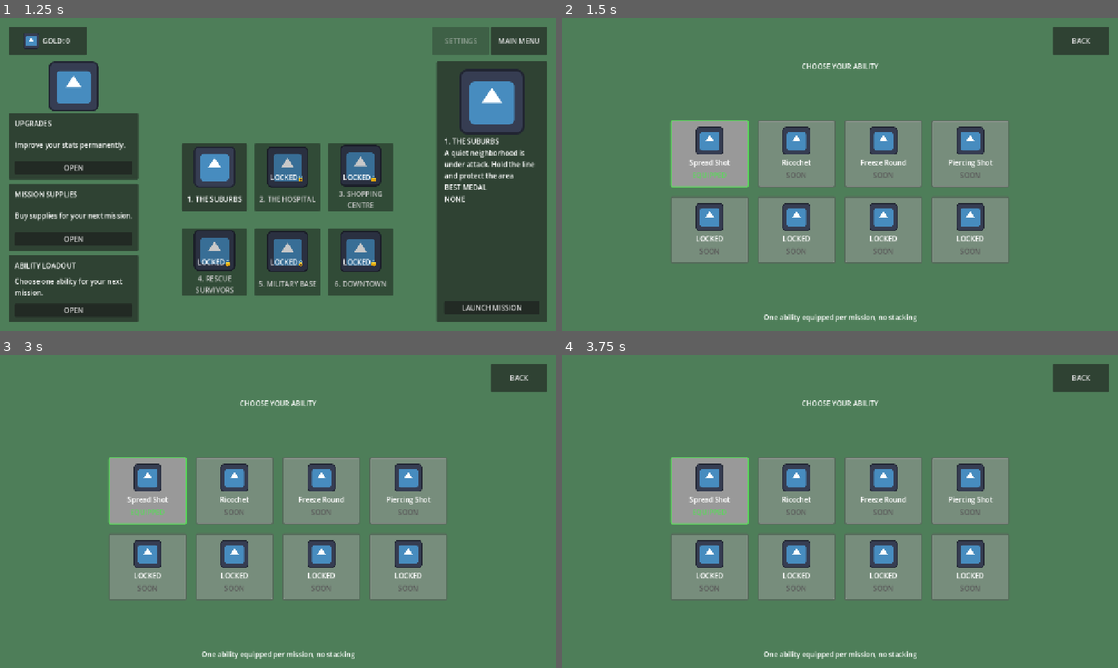
Above: before the commit, frames 1-4 (two rows, left to right).
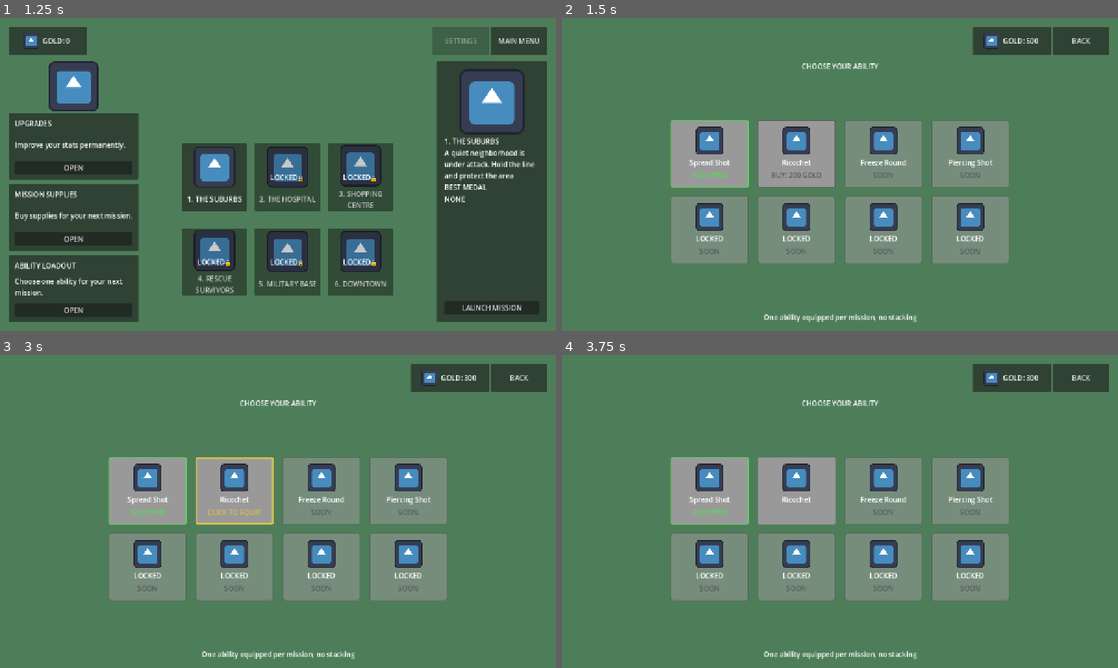
Above: after the commit, the same moments.

Repository: romartdanganan/dead-keys
Game: Godot game, scene res://scenes/ui/main_menu.tscn
Two runs of this game, one before a commit and one after it. Both use one fixed random seed, a clock stepped at 60 frames per second and the inputs below. The engine's default icon, where the game draws it, is replaced by a stand-in: a white triangle on a blue panel in a dark square.
Inputs (mouse positions are in pixels of both pictures, inside the frame that each line leads up to):
- Up to frame 1 (1.25 s): click "START" at 0.5 s
- Up to frame 2 (1.5 s): click "OPEN" at 1.25 s
- Up to frame 3 (3 s): click (150, 489) at 2 s; click (233, 489) at 2.75 s
- Up to frame 4 (3.75 s): click (884, 489) at 3.5 s

Frame 1 is identical in both runs. In frame 2, 4.1% of the frame differs, in the area x 19-88%, y 2-79%; in frame 3, 4.4%; in frame 4, 4.3%.

Commit message:
Add ability purchase economy and hover/gold UI feedback (#36)

Diff:
--- a/scenes/ui/ability_select.tscn
+++ b/scenes/ui/ability_select.tscn
@@ -2,6 +2,7 @@
 
 [ext_resource type="Script" uid="uid://dt5bwmerk385n" path="res://scripts/ui/ability_select.gd" id="1_select"]
 [ext_resource type="PackedScene" path="res://scenes/ui/ability_row.tscn" id="2_row"]
+[ext_resource type="Texture2D" uid="uid://d1nloet4fy00a" path="res://icon.svg" id="3_icon"]
 
 [node name="AbilitySelect" type="Control" unique_id=788607357]
 layout_mode = 3
@@ -42,6 +43,34 @@
 layout_mode = 2
 alignment = 2
 
+[node name="GoldPanel" type="PanelContainer" parent="MainMargin/MainLayout/TopBar" unique_id=1101010101]
+custom_minimum_size = Vector2(180, 60)
+layout_mode = 2
+
+[node name="GoldMargin" type="MarginContainer" parent="MainMargin/MainLayout/TopBar/GoldPanel" unique_id=1101010102]
+layout_mode = 2
+theme_override_constants/margin_left = 10
+theme_override_constants/margin_top = 8
+theme_override_constants/margin_right = 14
+theme_override_constants/margin_bottom = 8
+
+[node name="GoldContent" type="HBoxContainer" parent="MainMargin/MainLayout/TopBar/GoldPanel/GoldMargin" unique_id=1101010103]
+layout_mode = 2
+theme_override_constants/separation = 8
+alignment = 1
+
+[node name="GoldIcon" type="TextureRect" parent="MainMargin/MainLayout/TopBar/GoldPanel/GoldMargin/GoldContent" unique_id=1101010104]
+custom_minimum_size = Vector2(36, 36)
+layout_mode = 2
+mouse_filter = 2
+texture = ExtResource("3_icon")
+expand_mode = 1
+stretch_mode = 5
+
+[node name="GoldLabel" type="Label" parent="MainMargin/MainLayout/TopBar/GoldPanel/GoldMargin/GoldContent" unique_id=1101010105]
+layout_mode = 2
+text = "GOLD: 0"
+
 [node name="BackButton" type="Button" parent="MainMargin/MainLayout/TopBar" unique_id=446777170]
 custom_minimum_size = Vector2(130, 60)
 layout_mode = 2
@@ -66,7 +95,7 @@
 ability_id = "spread_shot"
 
 [node name="AbilityRow2" parent="MainMargin/MainLayout/GridArea/RowsContainer" unique_id=2033099954 instance=ExtResource("2_row")]
-ability_id = "ability_2"
+ability_id = "ricochet"
 
 [node name="AbilityRow3" parent="MainMargin/MainLayout/GridArea/RowsContainer" unique_id=2112244565 instance=ExtResource("2_row")]
 ability_id = "ability_3"
--- a/scripts/autoload/ability_state.gd
+++ b/scripts/autoload/ability_state.gd
@@ -20,6 +20,8 @@
 	var ability := AbilityCatalog.get_ability(ability_id)
 	if ability.is_empty() or not ability.implemented:
 		return
+	if not UpgradeState.is_ability_owned(ability_id):
+		return
 	equipped_ability_id = ability_id
 
 
--- a/scripts/autoload/upgrade_state.gd
+++ b/scripts/autoload/upgrade_state.gd
@@ -3,8 +3,9 @@
 # preload rather than rely on the class_name global (which needs an editor
 # filesystem rescan to register on a fresh checkout / new machine)
 const UpgradeCatalog := preload("res://scripts/resources/upgrade_catalog.gd")
+const AbilityCatalog := preload("res://scripts/resources/ability_catalog.gd")
 
-# TEMPORARY local store for gold + purchased upgrade levels (#25).
+# TEMPORARY local store for gold + purchased upgrade levels + owned abilities (#25).
 #
 # This is intentionally NOT persistent and is not the real economy system.
 # Issue #26 ("Implement gold and save/progression system") owns the real
@@ -13,22 +14,30 @@
 #
 # Integration note for #26: replace this autoload with ProgressionManager,
 # keeping these method names identical so the shop UI (upgrade_shop.gd,
-# upgrade_row.gd) and gameplay effect application (gameplay_prototype.gd,
-# weapon_controller.gd, mistake_system.gd) don't need to change at all:
+# upgrade_row.gd, ability_row.gd) and gameplay effect application
+# (gameplay_prototype.gd, weapon_controller.gd, mistake_system.gd,
+# ability_state.gd) don't need to change at all:
 #   get_gold(), can_afford(), spend_gold(), get_upgrade_level(),
-#   purchase_upgrade(), get_upgrade_value()
+#   purchase_upgrade(), get_upgrade_value(), is_ability_owned(),
+#   purchase_ability()
 # Track ids/costs/values already live in one place: UpgradeCatalog
-# (scripts/resources/upgrade_catalog.gd). #26 should persist upgrade levels
-# keyed by the same track "id" strings used there.
+# (scripts/resources/upgrade_catalog.gd). Ability ids/costs live in
+# AbilityCatalog (scripts/resources/ability_catalog.gd). #26 should persist
+# upgrade levels and owned abilities keyed by the same id strings used there.
 
 signal gold_changed(new_gold: int)
 signal upgrade_purchased(track_id: String, new_level: int)
+signal ability_unlocked(ability_id: String)
 
 # placeholder starting gold for local testing until #26 wires in real
 # mission-reward gold and save/load.
 var gold: int = 500
 
 var upgrade_levels: Dictionary = {} # track_id (String) -> level (int), defaults to 0
+
+# ability ownership: player starts with Spread Shot only, the rest are
+# bought on the Ability Select screen. ability_id (String) -> owned (bool)
+var owned_abilities: Dictionary = {"spread_shot": true}
 
 
 func get_gold() -> int:
@@ -85,3 +94,27 @@
 # convenience: current effective value of a track given its purchased level
 func get_upgrade_value(track_id: String) -> Variant:
 	return UpgradeCatalog.get_level_value(track_id, get_upgrade_level(track_id))
+
+
+func is_ability_owned(ability_id: String) -> bool:
+	return owned_abilities.get(ability_id, false)
+
+
+# attempts to buy an ability at its flat AbilityCatalog cost; returns false
+# (no gold spent) if already owned, unknown, not yet implemented, or gold
+# is insufficient
+func purchase_ability(ability_id: String) -> bool:
+	if is_ability_owned(ability_id):
+		return false
+
+	var ability := AbilityCatalog.get_ability(ability_id)
+	if ability.is_empty() or not ability.implemented:
+		return false
+
+	var cost: int = ability.get("cost", 0)
+	if not spend_gold(cost):
+		return false
+
+	owned_abilities[ability_id] = true
+	ability_unlocked.emit(ability_id)
+	return true
--- a/scripts/resources/ability_catalog.gd
+++ b/scripts/resources/ability_catalog.gd
@@ -10,14 +10,21 @@
 		"display_name": "Spread Shot",
 		"description": "Next shot after Combo charges fires 3 bullets in a cone instead of 1.",
 		"implemented": true,
+		"cost": 0,
 	},
-	{"id": "ability_2", "display_name": "Ricochet", "description": "Coming in a future sprint.", "implemented": false},
-	{"id": "ability_3", "display_name": "Freeze Round", "description": "Coming in a future sprint.", "implemented": false},
-	{"id": "ability_4", "display_name": "Piercing Shot", "description": "Coming in a future sprint.", "implemented": false},
-	{"id": "ability_5", "display_name": "LOCKED", "description": "Coming in a future sprint.", "implemented": false},
-	{"id": "ability_6", "display_name": "LOCKED", "description": "Coming in a future sprint.", "implemented": false},
-	{"id": "ability_7", "display_name": "LOCKED", "description": "Coming in a future sprint.", "implemented": false},
-	{"id": "ability_8", "display_name": "LOCKED", "description": "Coming in a future sprint.", "implemented": false},
+	{
+		"id": "ricochet",
+		"display_name": "Ricochet",
+		"description": "Next shot after Combo charges bounces to 2 nearby zombies after its first hit, 3 zombies hit total.",
+		"implemented": true,
+		"cost": 200,
+	},
+	{"id": "ability_3", "display_name": "Freeze Round", "description": "Coming in a future sprint.", "implemented": false, "cost": 0},
+	{"id": "ability_4", "display_name": "Piercing Shot", "description": "Coming in a future sprint.", "implemented": false, "cost": 0},
+	{"id": "ability_5", "display_name": "LOCKED", "description": "Coming in a future sprint.", "implemented": false, "cost": 0},
+	{"id": "ability_6", "display_name": "LOCKED", "description": "Coming in a future sprint.", "implemented": false, "cost": 0},
+	{"id": "ability_7", "display_name": "LOCKED", "description": "Coming in a future sprint.", "implemented": false, "cost": 0},
+	{"id": "ability_8", "display_name": "LOCKED", "description": "Coming in a future sprint.", "implemented": false, "cost": 0},
 ]
 
 
--- a/scripts/ui/ability_row.gd
+++ b/scripts/ui/ability_row.gd
@@ -8,6 +8,10 @@
 const COLOUR_LOCKED := Color(0.35, 0.35, 0.35)
 const COLOUR_UNEQUIPPED := Color(0.55, 0.55, 0.55)
 const COLOUR_EQUIPPED := Color(0.35, 0.85, 0.35)
+const COLOUR_HOVER := Color(0.85, 0.75, 0.3)
+
+const BORDER_WIDTH_NORMAL := 2
+const BORDER_WIDTH_HOVER := 4
 
 @export var ability_id: String = ""
 
@@ -16,6 +20,7 @@
 @onready var status_label: Label = $Content/StatusLabel
 
 var card_style: StyleBoxFlat
+var is_hovering: bool = false
 
 
 func _ready() -> void:
@@ -26,6 +31,12 @@
 		add_theme_stylebox_override(state, card_style)
 
 	pressed.connect(_on_pressed)
+	mouse_entered.connect(_on_mouse_entered)
+	mouse_exited.connect(_on_mouse_exited)
+	# other cards buying an ability changes gold, which can flip this card
+	# between affordable and not, so it needs to react even when it isn't
+	# the one being interacted with
+	UpgradeState.gold_changed.connect(_on_gold_changed)
 	refresh()
 
 
@@ -39,25 +50,72 @@
 	tooltip_text = ability.description
 
 	var equipped: bool = AbilityState.equipped_ability_id == ability_id
+	var owned: bool = UpgradeState.is_ability_owned(ability_id)
 
 	if not ability.implemented:
 		status_label.text = "SOON"
 		card_style.border_color = COLOUR_LOCKED
+		card_style.set_border_width_all(BORDER_WIDTH_NORMAL)
 		status_label.add_theme_color_override("font_color", COLOUR_LOCKED)
 		self_modulate.a = 0.55
-	elif equipped:
+		return
+
+	if not owned:
+		var cost: int = ability.get("cost", 0)
+		var affordable := UpgradeState.can_afford(cost)
+		status_label.text = "BUY: %d GOLD" % cost
+		var locked_colour := COLOUR_HOVER if (is_hovering and affordable) else COLOUR_LOCKED
+		card_style.border_color = locked_colour
+		card_style.set_border_width_all(BORDER_WIDTH_HOVER if (is_hovering and affordable) else BORDER_WIDTH_NORMAL)
+		status_label.add_theme_color_override("font_color", locked_colour)
+		self_modulate.a = 1.0 if affordable else 0.6
+		return
+
+	if equipped:
 		status_label.text = "EQUIPPED"
 		card_style.border_color = COLOUR_EQUIPPED
+		card_style.set_border_width_all(BORDER_WIDTH_NORMAL)
 		status_label.add_theme_color_override("font_color", COLOUR_EQUIPPED)
+		self_modulate.a = 1.0
+	elif is_hovering:
+		# owned but not equipped, pointer is over it, tell the player it's clickable
+		status_label.text = "CLICK TO EQUIP"
+		card_style.border_color = COLOUR_HOVER
+		card_style.set_border_width_all(BORDER_WIDTH_HOVER)
+		status_label.add_theme_color_override("font_color", COLOUR_HOVER)
 		self_modulate.a = 1.0
 	else:
 		status_label.text = ""
 		card_style.border_color = COLOUR_UNEQUIPPED
+		card_style.set_border_width_all(BORDER_WIDTH_NORMAL)
 		self_modulate.a = 1.0
+
+
+func _on_mouse_entered() -> void:
+	is_hovering = true
+	refresh()
+
+
+func _on_mouse_exited() -> void:
+	is_hovering = false
+	refresh()
+
+
+func _on_gold_changed(_new_gold: int) -> void:
+	refresh()
 
 
 func _on_pressed() -> void:
 	var ability := AbilityCatalog.get_ability(ability_id)
 	if ability.is_empty() or not ability.implemented:
 		return
+
+	# first click on a locked card buys it, a second click (now owned) equips
+	# it, kept as two separate steps to match the buy/select pattern already
+	# used by the Mission Supplies shop rather than inventing a new one
+	if not UpgradeState.is_ability_owned(ability_id):
+		UpgradeState.purchase_ability(ability_id)
+		refresh()
+		return
+
 	select_pressed.emit(ability_id)
--- a/scripts/ui/ability_select.gd
+++ b/scripts/ui/ability_select.gd
@@ -3,16 +3,24 @@
 const AbilityRow := preload("res://scripts/ui/ability_row.gd")
 
 @onready var rows_container: GridContainer = $MainMargin/MainLayout/GridArea/RowsContainer
+@onready var gold_label: Label = $MainMargin/MainLayout/TopBar/GoldPanel/GoldMargin/GoldContent/GoldLabel
 
 var ability_rows: Array[AbilityRow] = []
 
 
 func _ready() -> void:
+	UpgradeState.gold_changed.connect(_on_gold_changed)
+	_on_gold_changed(UpgradeState.get_gold())
+
 	# collect the 8 ability cards laid out in the tscn and wire their clicks
 	for child in rows_container.get_children():
 		if child is AbilityRow:
 			ability_rows.append(child)
 			child.select_pressed.connect(_on_row_select_pressed)
+
+
+func _on_gold_changed(new_gold: int) -> void:
+	gold_label.text = "GOLD: %d" % new_gold
 
 
 func _on_row_select_pressed(ability_id: String) -> void:
